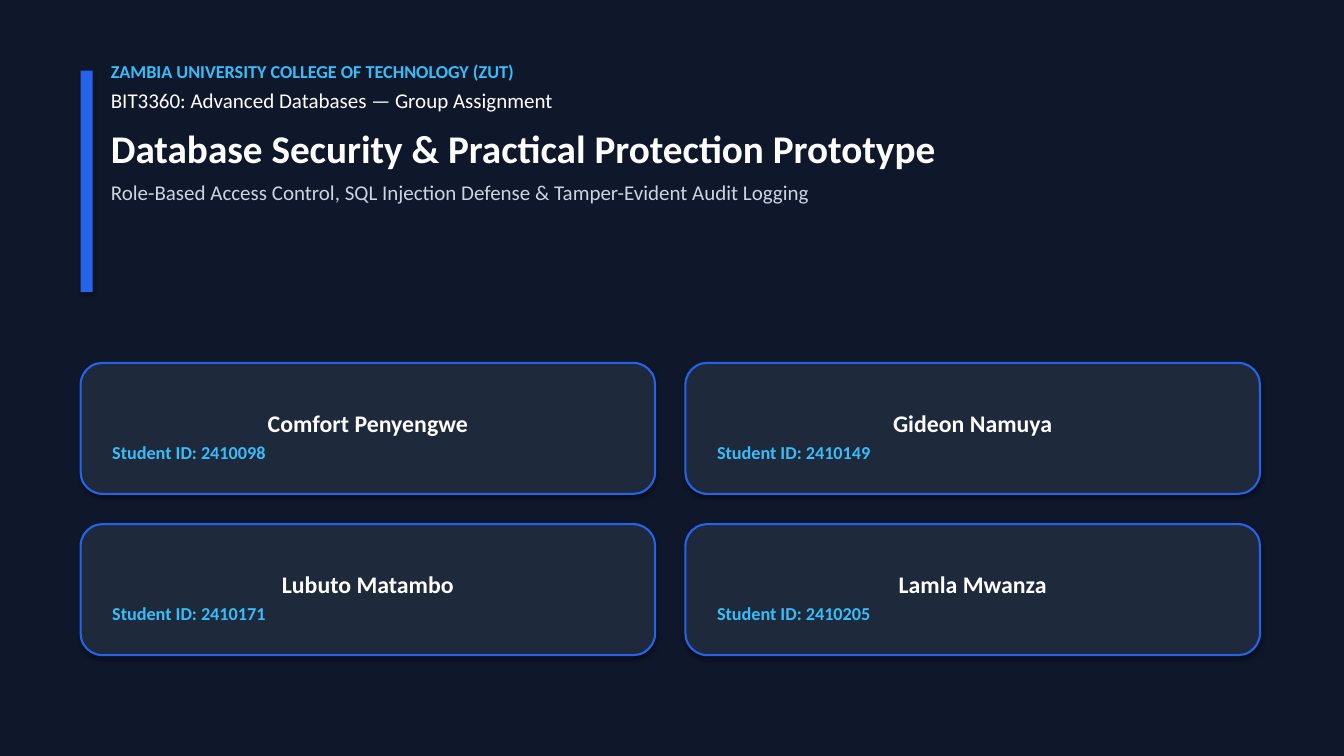
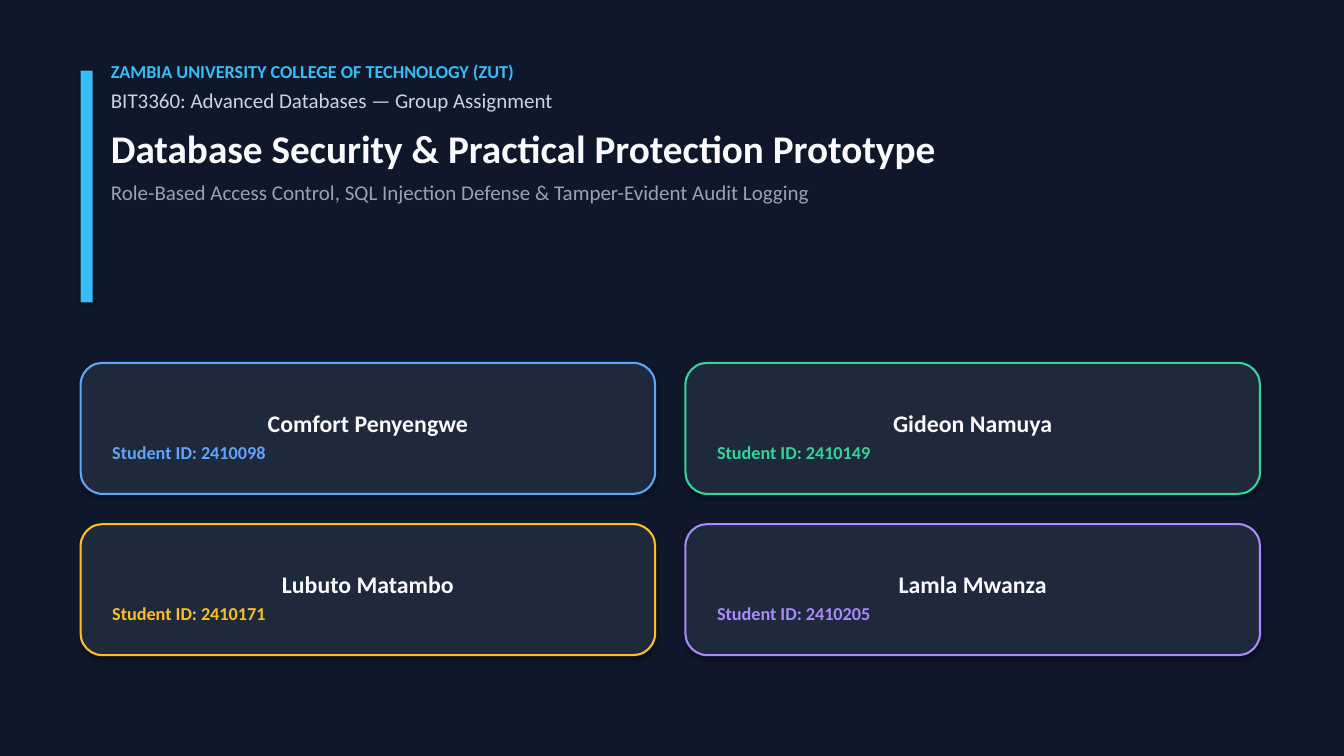
Before and after one commit to comfortpenyengwe-afk/ADA-assignment-for-the-ohns, a slide deck: slide 1 of BIT3360_Database_Security_Presentation.pptx. Drawn at 1344x756 pixels with LibreOffice and Linux fonts; fonts in the diff are those of the drawing. Boxes give left, top, right and bottom in pixels: in the first picture for what was removed or moved away, otherwise in the second. Text is boxed around its words. In the diff, an @@ line names an element or a change of style, - is before the commit and + after.

Commit message:
Apply dark cybersecurity theme to presentation deck and HTML matching Windows Security styling

```diff
--- a/BIT3360_Database_Security_Presentation.pptx
+++ b/BIT3360_Database_Security_Presentation.pptx
@@ rectangle resized from (x1=81, y1=71, x2=93, y2=292) to (x1=81, y1=71, x2=93, y2=302) @@
@@ rectangle at (x1=81, y1=71, x2=93, y2=302): fill #2563EB to #38BDF8 @@
@@ text at (x1=111, y1=93, x2=935, y2=204): text colour #FFFFFF to #CBD5E1 in "BIT3360: Advanced Databases — Group Assignment"; text colour #FFFFFF to #F8FAFC in "Database Security & Practical Protection Prototype"; text colour #CBD5E1 to #94A3B8 in "Role-Based Access Control, SQL Injection Defense & ..." @@
@@ rounded rectangle "Comfort Penyengwe" at (x1=81, y1=363, x2=655, y2=494): text colour #FFFFFF to #F8FAFC in "Comfort Penyengwe"; text colour #38BDF8 to #60A5FA in "Student ID: 2410098"; outline #2563EB 1.5 pt to #60A5FA 1.5 pt @@
@@ rounded rectangle "Gideon Namuya" at (x1=686, y1=363, x2=1260, y2=494): text colour #FFFFFF to #F8FAFC in "Gideon Namuya"; text colour #38BDF8 to #34D399 in "Student ID: 2410149"; outline #2563EB 1.5 pt to #34D399 1.5 pt @@
@@ rounded rectangle "Lubuto Matambo" at (x1=81, y1=524, x2=655, y2=655): text colour #FFFFFF to #F8FAFC in "Lubuto Matambo"; text colour #38BDF8 to #FBBF24 in "Student ID: 2410171"; outline #2563EB 1.5 pt to #FBBF24 1.5 pt @@
@@ rounded rectangle "Lamla Mwanza" at (x1=686, y1=524, x2=1260, y2=655): text colour #FFFFFF to #F8FAFC in "Lamla Mwanza"; text colour #38BDF8 to #A78BFA in "Student ID: 2410205"; outline #2563EB 1.5 pt to #A78BFA 1.5 pt @@
```
Also in this commit, not shown: 11 other slides changed, 7 other files.
